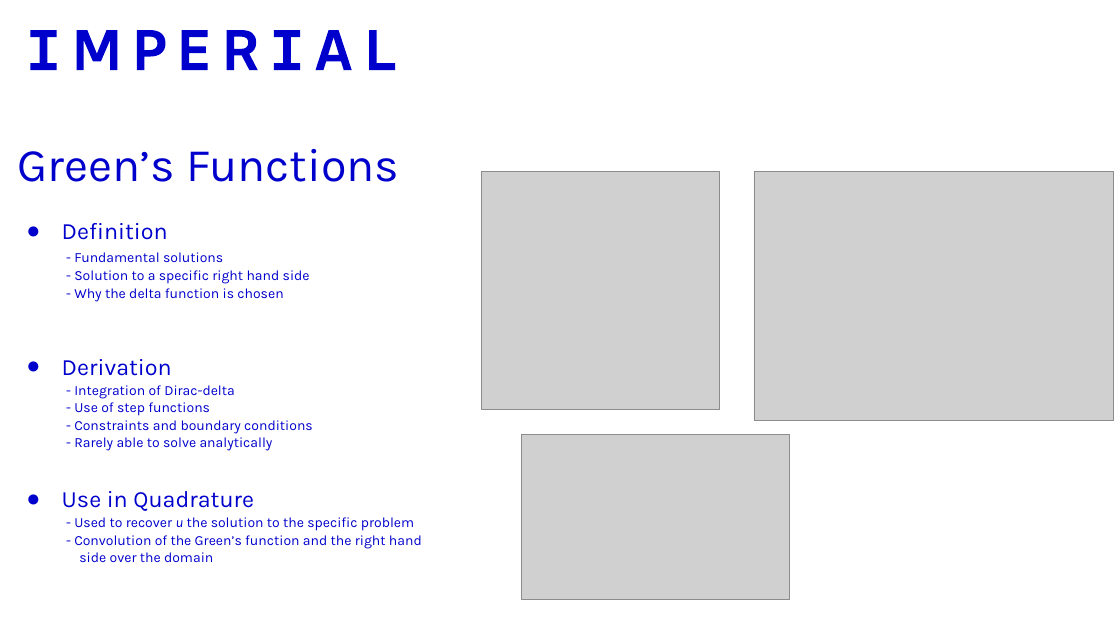
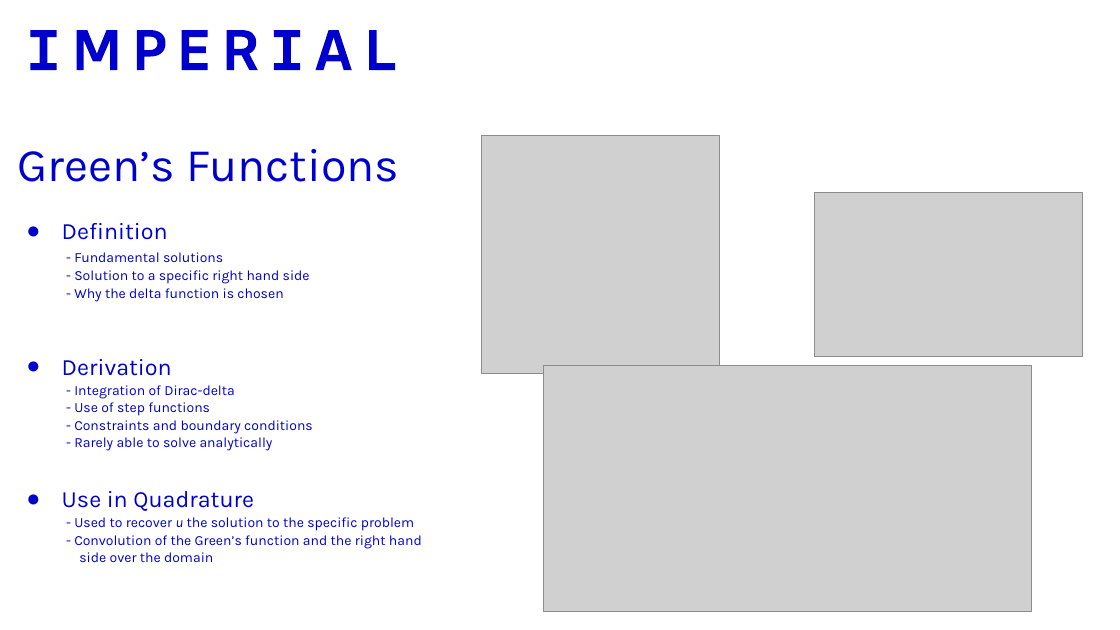
Before and after one commit to cgjunior3-14/M2R-Learning-Greens-Functions, a slide deck: slide 4 of M2R_presentation.pptx. Drawn at 1120x630 pixels with LibreOffice and Linux fonts; fonts in the diff are those of the drawing; grey boxes stand for pictures. Boxes give left, top, right and bottom in pixels: in the first picture for what was removed or moved away, otherwise in the second. Text is boxed around its words. In the diff, an @@ line names an element or a change of style, - is before the commit and + after.

```diff
--- a/M2R_presentation.pptx
+++ b/M2R_presentation.pptx
@@ picture: place and size @@
-picture at (482,172,720,410)
+picture at (482,136,720,374)
@@ picture removed at (755,172,1114,421) @@
@@ picture: place and size @@
-picture at (522,434,790,599)
+picture at (814,192,1082,357)
@@ picture added at (543,365,1032,612) @@
```
Also in this commit, not shown: 1 other slide changed, 2 other files.
